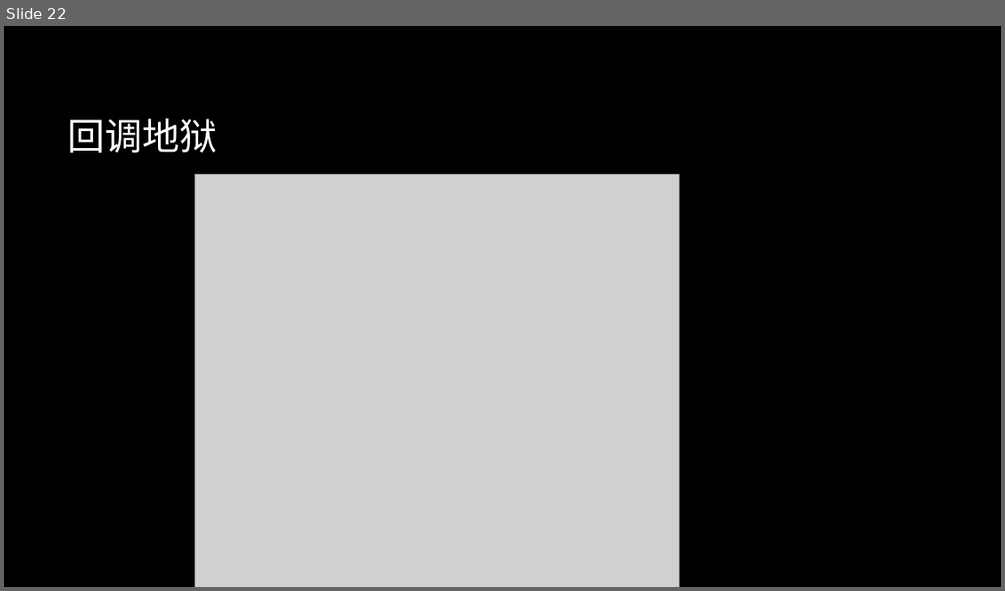
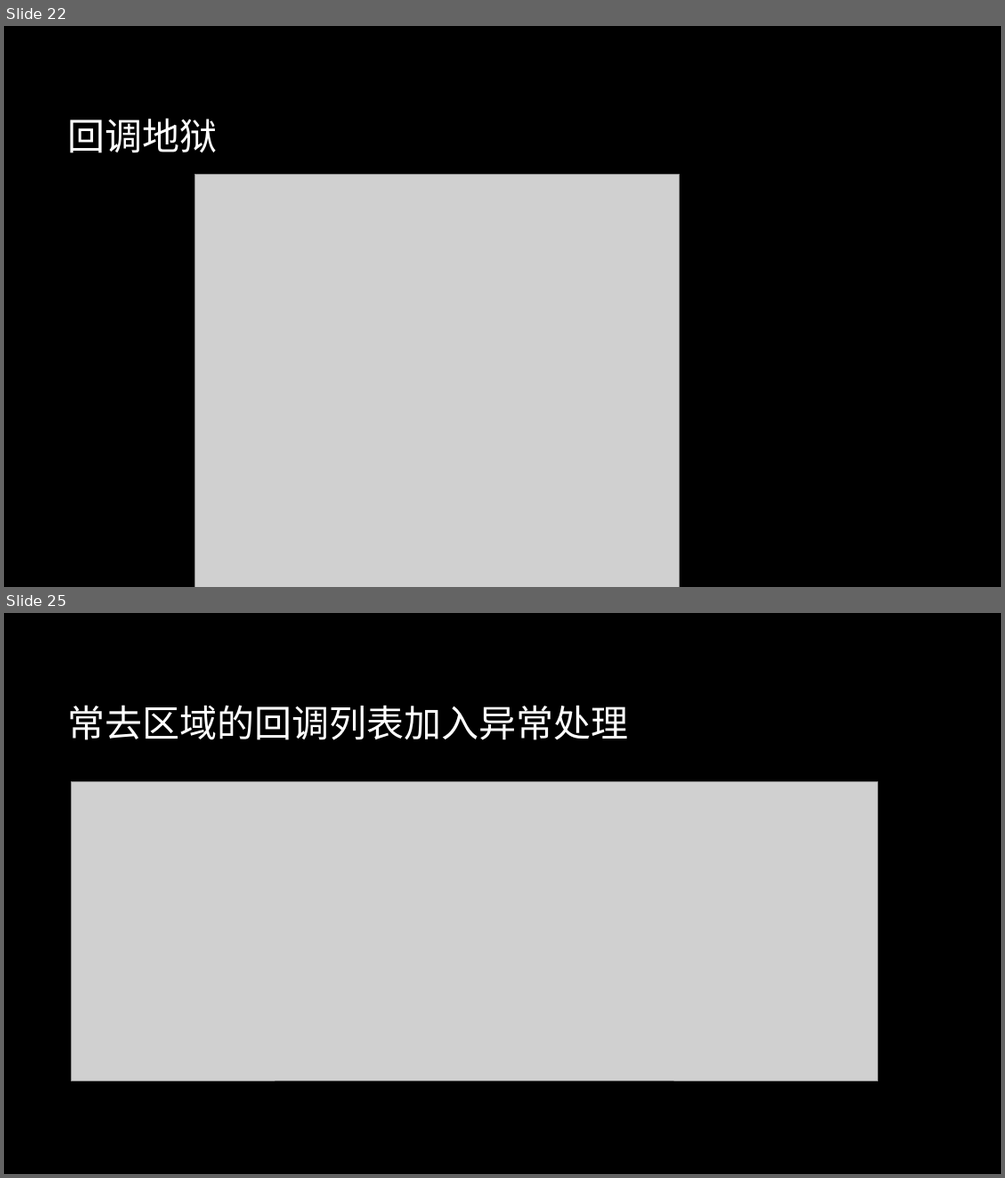
Before and after one commit to zhanglingkang/study, a slide deck: article/front-end/前端技术分享.pptx. Shown one above the other, each under a label of ours: slide 22 before the commit, slides 22 and 25 after it; the slides between them are not shown. The pictures are 1005x591 and 1005x1178 pixels, drawn with LibreOffice and Linux fonts; fonts in the diff are those of the drawing; grey boxes stand for pictures; background and template pictures are left out. Boxes give left, top, right and bottom in pixels: in the first picture for what was removed or moved away, otherwise in the second. Text is boxed around its words. In the diff, an @@ line names an element or a change of style, - is before the commit and + after.

```diff
--- a/article/front-end/前端技术分享.pptx
+++ b/article/front-end/前端技术分享.pptx
@@ slide 25 added at [4,613,1001,1174], background picture (left out) @@
@@ title added at [67,705,628,740], 36 pt, text #FFFFFF @@
+常去区域的回调列表加入异常处理
@@ picture added at [72,782,878,1080] @@
```
Also in this commit, not shown: 5 slides changed, 1 other slide added, 1 slide removed.
